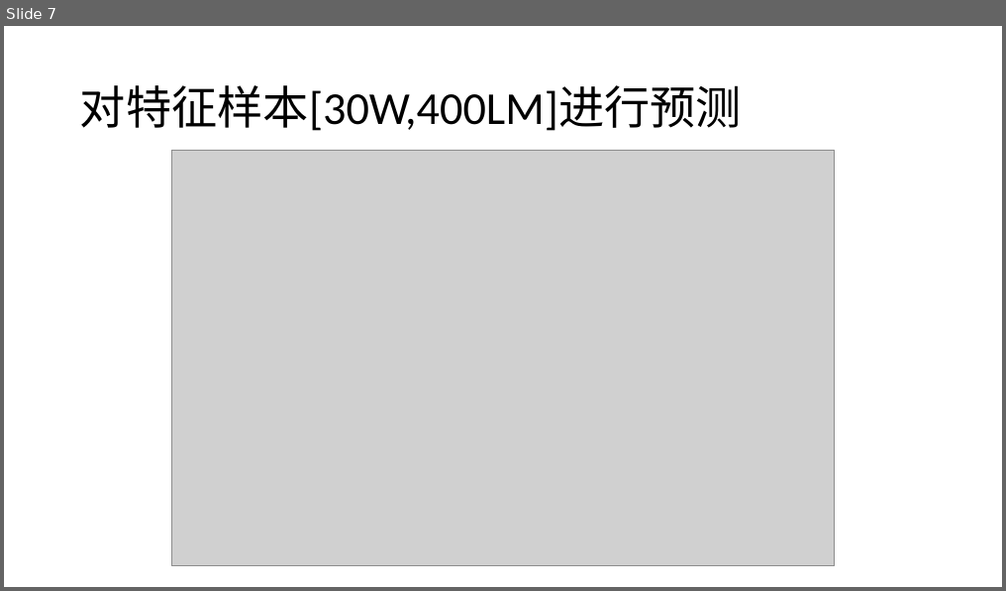
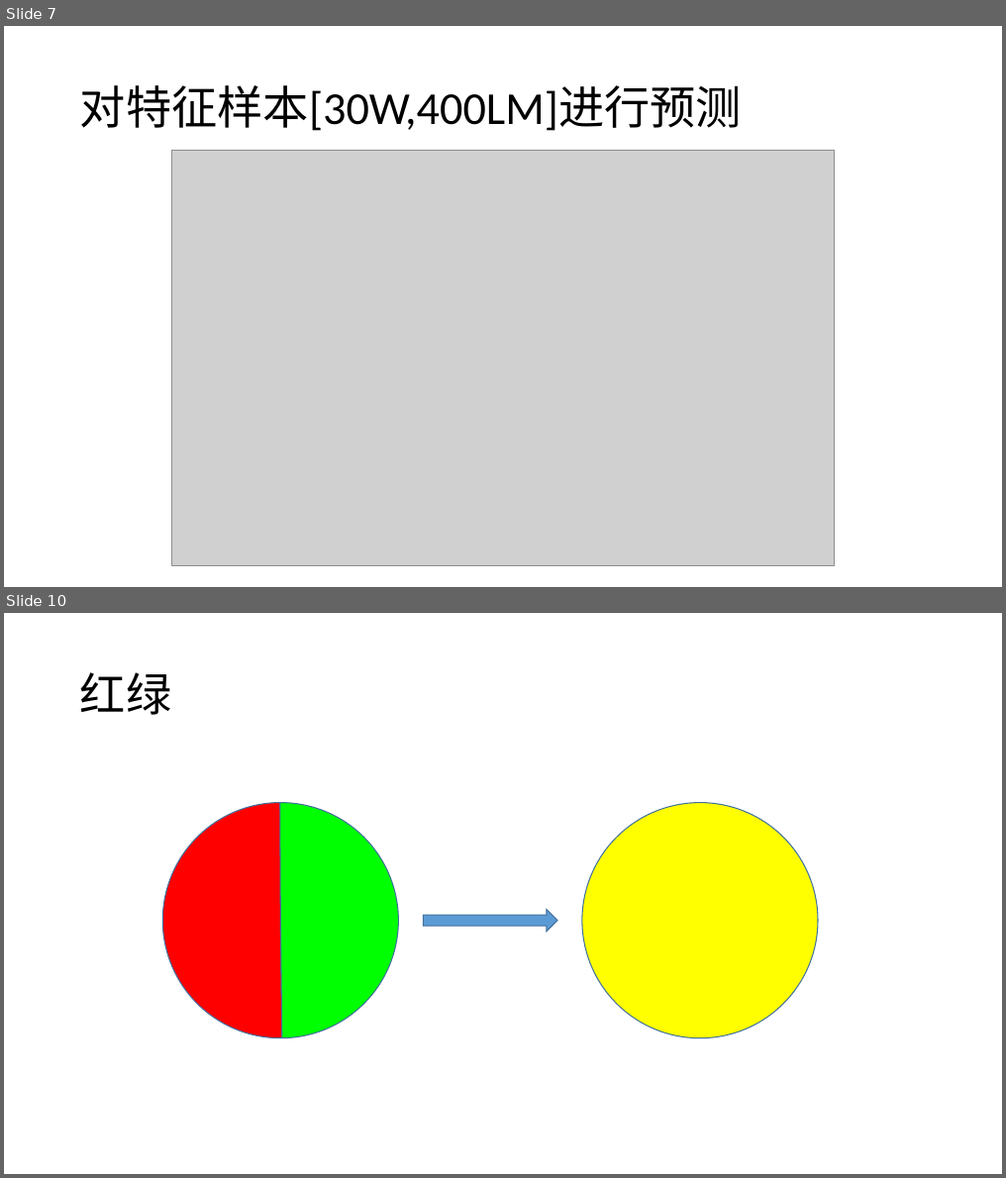
Before and after one commit to plter/HandwriteRecognizerCourse, a slide deck: 机器学习之手写识别.pptx. Shown one above the other, each under a label of ours: slide 7 before the commit, slides 7 and 10 after it; the slides between them are not shown. The pictures are 1006x591 and 1006x1178 pixels, drawn with LibreOffice and Linux fonts; fonts in the diff are those of the drawing; grey boxes stand for pictures. Boxes give left, top, right and bottom in pixels: in the first picture for what was removed or moved away, otherwise in the second. Text is boxed around its words. In the diff, an @@ line names an element or a change of style, - is before the commit and + after.

```diff
--- a/机器学习之手写识别.pptx
+++ b/机器学习之手写识别.pptx
@@ slide 10 added at <box>4,613,1002,1174</box>, background #FFFFFF @@
@@ title added at <box>80,672,171,715</box>, 44 pt, text #000000 @@
+红绿
@@ pie slice (boxed as its full ellipse) added at <box>162,802,399,1039</box>, fill #FF0000, outline #43739E 1 pt @@
@@ pie slice (boxed as its full ellipse) added at <box>162,802,399,1039</box>, fill #00FF00, outline #43739E 1 pt @@
@@ ellipse added at <box>582,802,818,1039</box>, fill #FFFF00, outline #43739E 1 pt @@
@@ right arrow added at <box>423,909,557,931</box>, fill #5B9BD5, outline #43739E 1 pt @@
```
Also in this commit, not shown: 9 other slides added, 9 other files.
